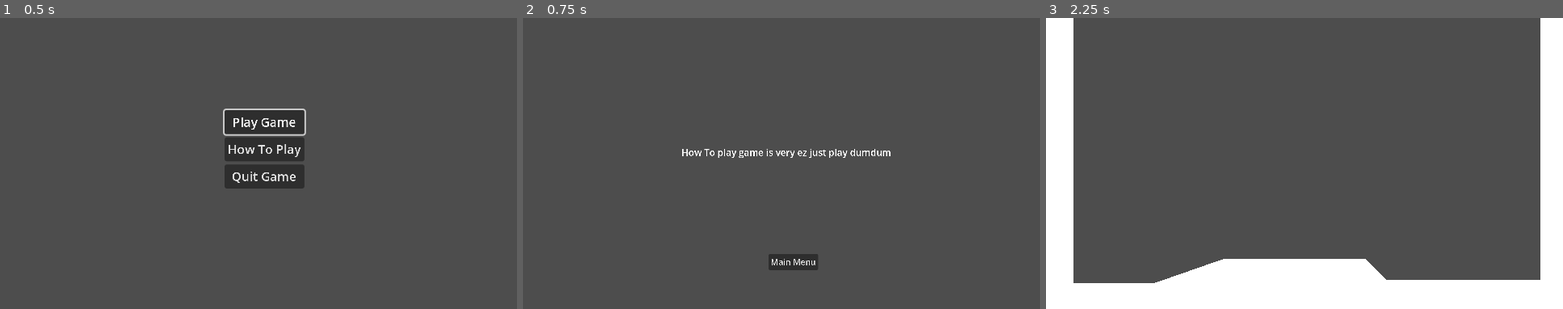
Above: before the commit, frames 1-3 (left to right).
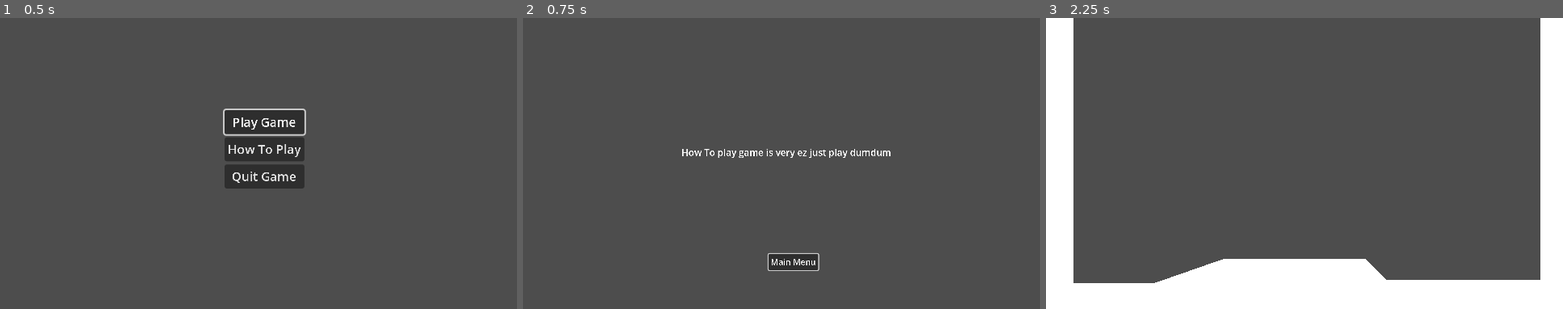
Above: after the commit, the same moments.

Repository: simonoNilssono/godot-project-thor
Game: Godot game, scene res://Scenes/main.tscn
Two runs of this game, one before a commit and one after it. Both use one fixed random seed, a clock stepped at 60 frames per second and the inputs below.
Inputs:
- Up to frame 1 (0.5 s): no input
- Up to frame 2 (0.75 s): click "How To Play" at 0.5 s
- Up to frame 3 (2.25 s): click "Main Menu" at 1.25 s; click "Play Game" at 2 s

Frame 1 is identical in both runs. In frame 2, less than 0.1% of the frame differs, in the area x 47-58%, y 80-87%; in frame 3, nothing differs.

Commit message:
fixed focus on help menu

Diff:
--- a/Scripts/help.gd
+++ b/Scripts/help.gd
@@ -3,7 +3,7 @@
 
 # Called when the node enters the scene tree for the first time.
 func _ready() -> void:
-	pass # Replace with function body.
+	$MainMenuBtn.grab_focus()
 
 
 # Called every frame. 'delta' is the elapsed time since the previous frame.
--- a/Scripts/menu.gd
+++ b/Scripts/menu.gd
@@ -25,4 +25,4 @@
 
 
 func _on_quit_btn_pressed() -> void:
-	get_tree().quit
+	get_tree().quit()
